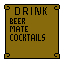
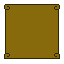
Revision of a layered 64 x 64 image; what changed, layer by layer:
painted on "speisekartepapier" over <box>4,4,60,59</box>
painted on "speisekarteumriss" over <box>4,4,60,59</box>
